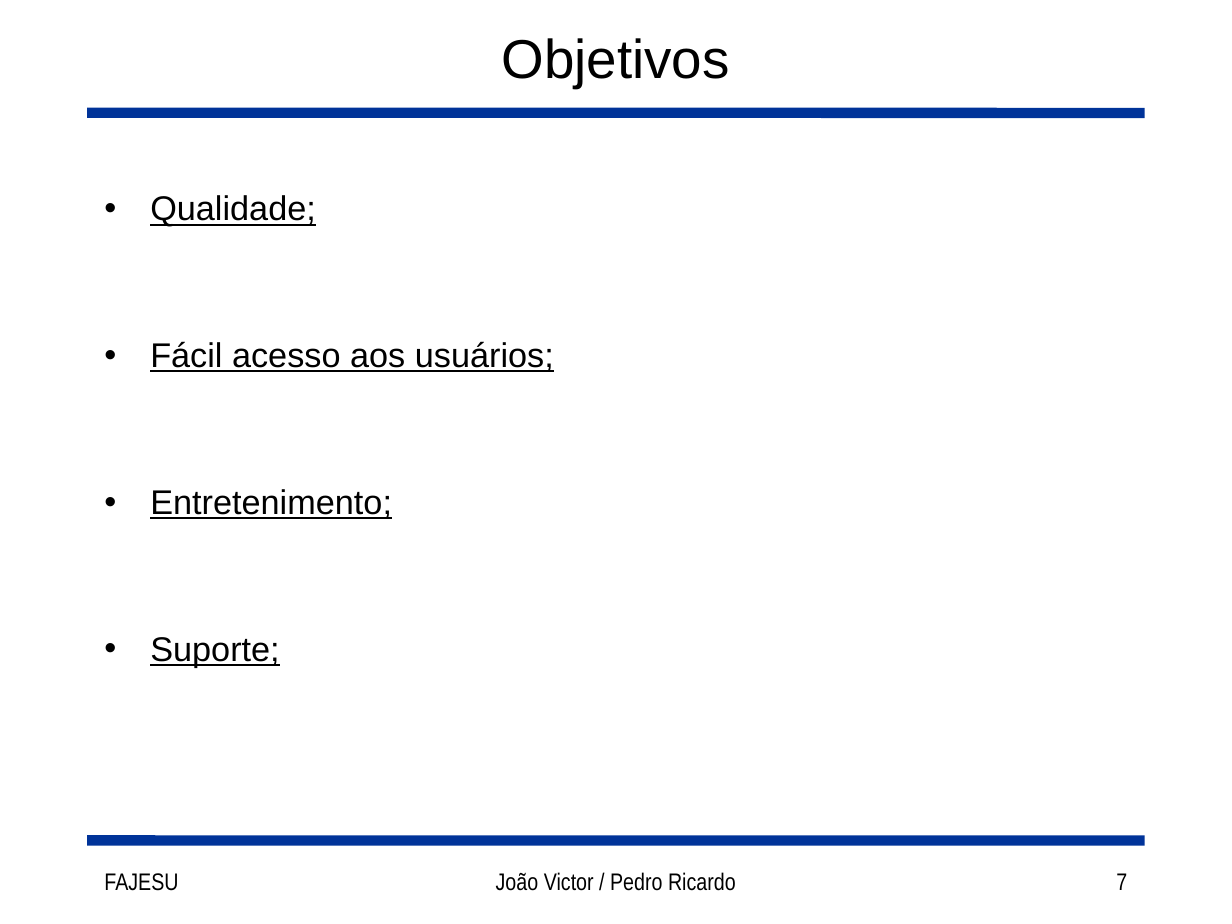
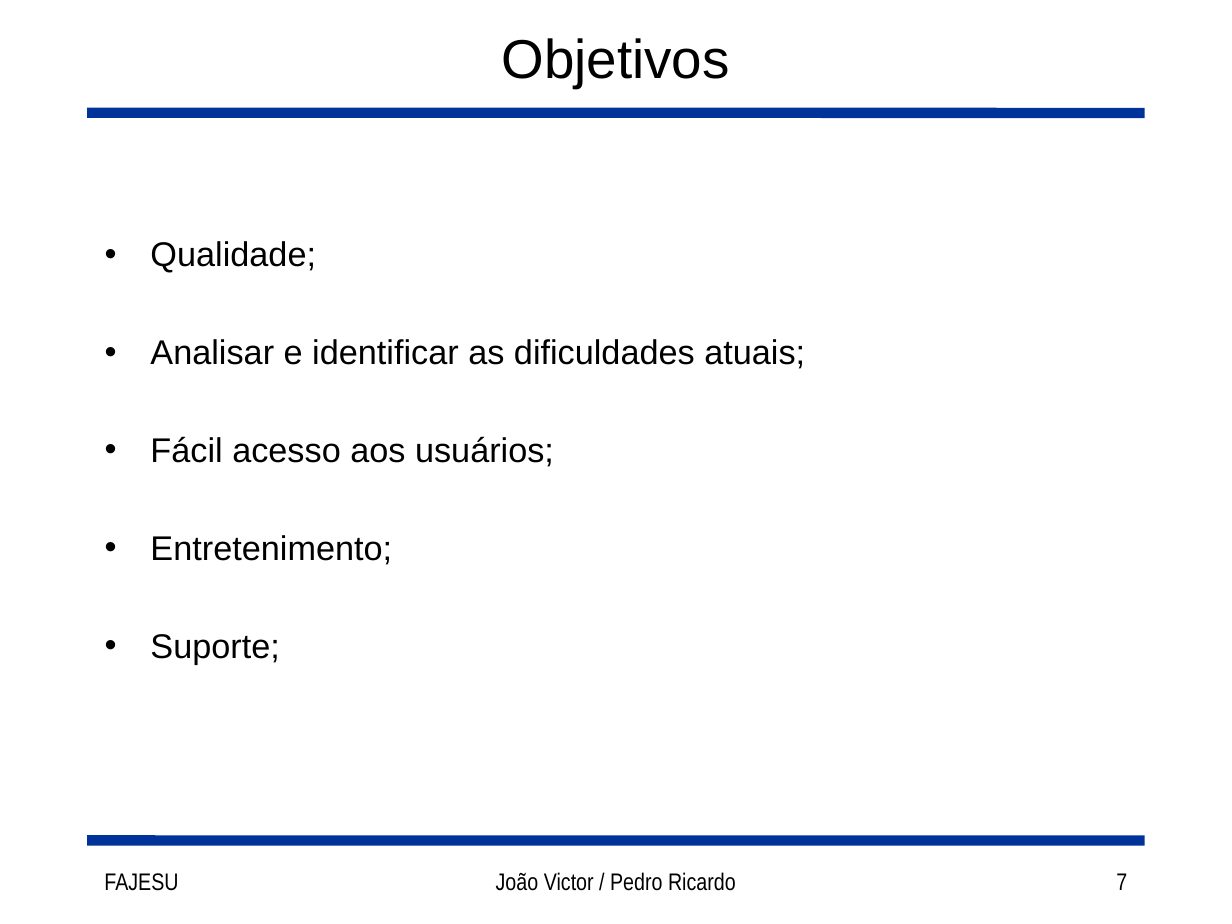
Before and after one commit to joaorocha/tcc-got-v1, a slide deck: slide 7 of docs/Slides.ppt. Drawn at 1232x924 pixels with LibreOffice and Linux fonts; fonts in the diff are those of the drawing. Boxes give left, top, right and bottom in pixels: in the first picture for what was removed or moved away, otherwise in the second. Text is boxed around its words. In the diff, an @@ line names an element or a change of style, - is before the commit and + after.

```diff
--- a/docs/Slides.ppt
+++ b/docs/Slides.ppt
@@ text at [150, 241, 554, 664]: underline off in "Qualidade;", "Fácil acesso aos usuários;", "Entretenimento;", "Suporte;" @@
@@ text at [150, 339, 805, 369]: paragraph added @@
+• Analisar e identificar as dificuldades atuais;
```
Also in this commit, not shown: 9 other slides changed, 1 slide added.
